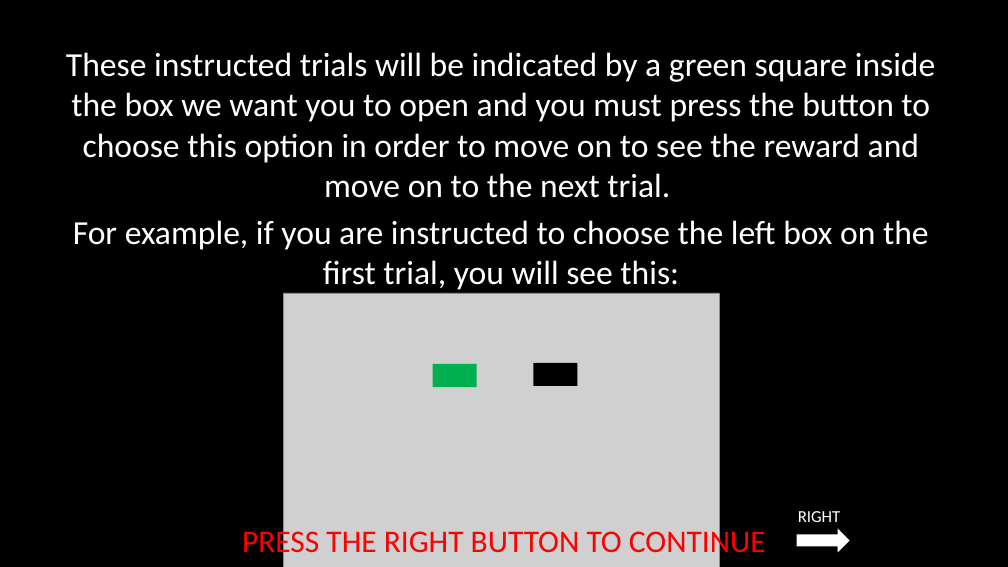
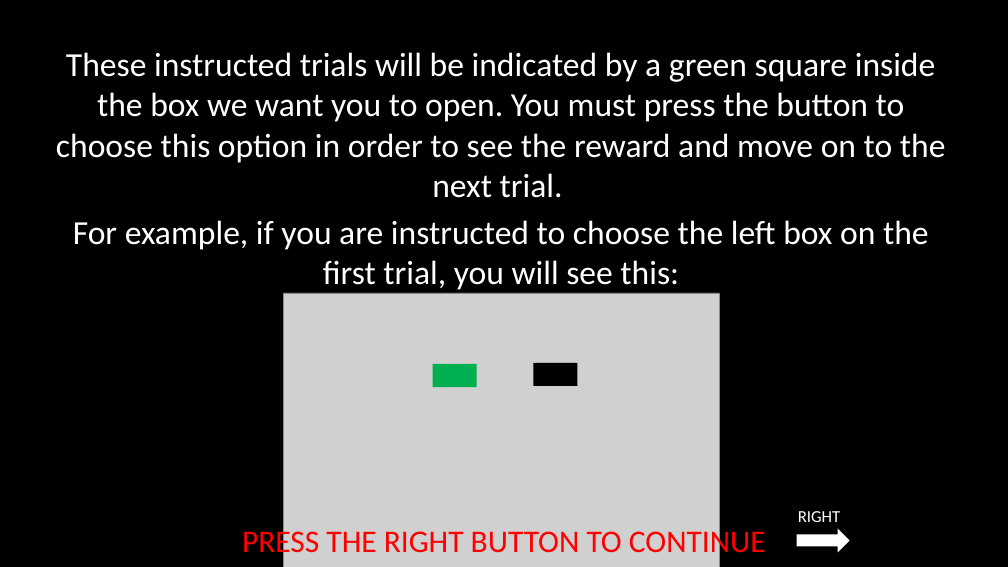
Before and after one commit to laureate-institute-for-brain-research/StimToolOnline, a slide deck: slide 18 of public/js/tasks/horizon/media/horizonInstructions.pptx. Drawn at 1008x567 pixels with LibreOffice and Linux fonts; fonts in the diff are those of the drawing; grey boxes stand for pictures. Boxes give left, top, right and bottom in pixels: in the first picture for what was removed or moved away, otherwise in the second. Text is boxed around its words. In the diff, an @@ line names an element or a change of style, - is before the commit and + after.

```diff
--- a/public/js/tasks/horizon/media/horizonInstructions.pptx
+++ b/public/js/tasks/horizon/media/horizonInstructions.pptx
@@ text at [56, 52, 946, 198]: text changed @@
-These instructed trials will be indicated by a green square inside the box we want you to open and you must press the button to choose this option in order to move on to see the reward and move on to the next trial.
+These instructed trials will be indicated by a green square inside the box we want you to open. You must press the button to choose this option in order to see the reward and move on to the next trial.
```
Also in this commit, not shown: 16 other slides changed, 20 other files.
